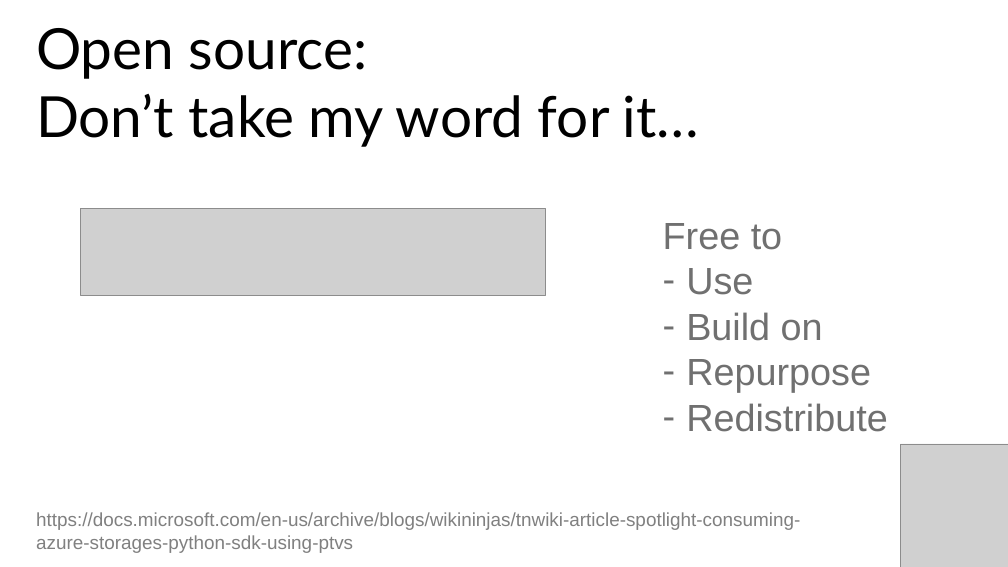
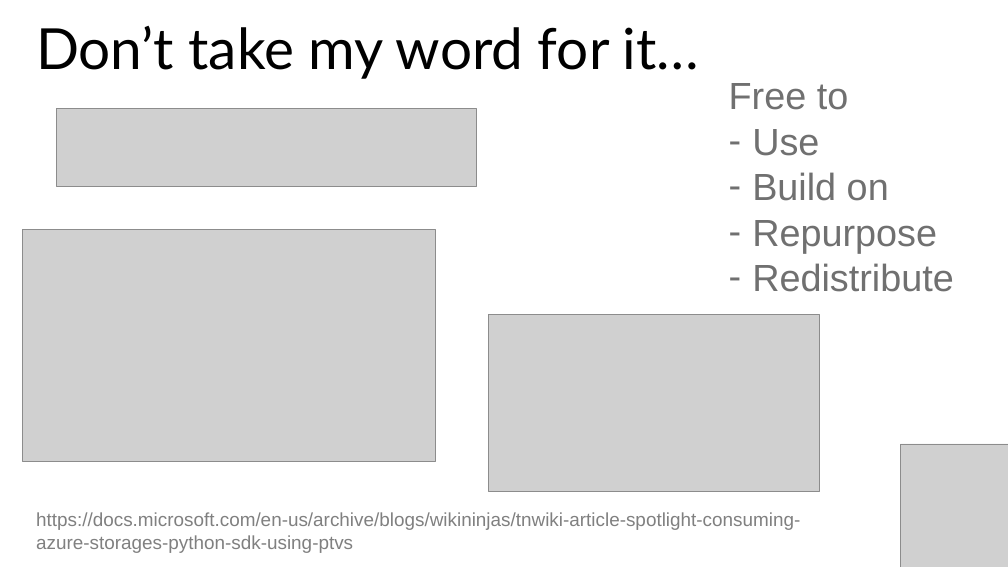
Before and after one commit to stringfestdata/london-excel, a slide deck: slide 8 of advancing-into-analytics-london-meetup.pptx (slide 9 before the commit). Drawn at 1008x567 pixels with LibreOffice and Linux fonts; fonts in the diff are those of the drawing; grey boxes stand for pictures. Boxes give left, top, right and bottom in pixels: in the first picture for what was removed or moved away, otherwise in the second. Text is boxed around its words. In the diff, an @@ line names an element or a change of style, - is before the commit and + after.

```diff
--- a/advancing-into-analytics-london-meetup.pptx
+++ b/advancing-into-analytics-london-meetup.pptx
@@ text at [36, 28, 367, 79]: paragraph removed @@
-Open source:
@@ text "Free to": place and size @@
-text "Free to" at [663, 223, 888, 432]
+text "Free to" at [729, 83, 954, 292]
@@ picture: place and size @@
-picture at [80, 208, 545, 295]
+picture at [57, 108, 476, 187]
@@ picture added at [23, 230, 436, 462] @@
@@ picture added at [488, 315, 819, 492] @@
```
Also in this commit, not shown: 10 other slides changed, 1 slide added, 4 slides removed, 43 other files.
